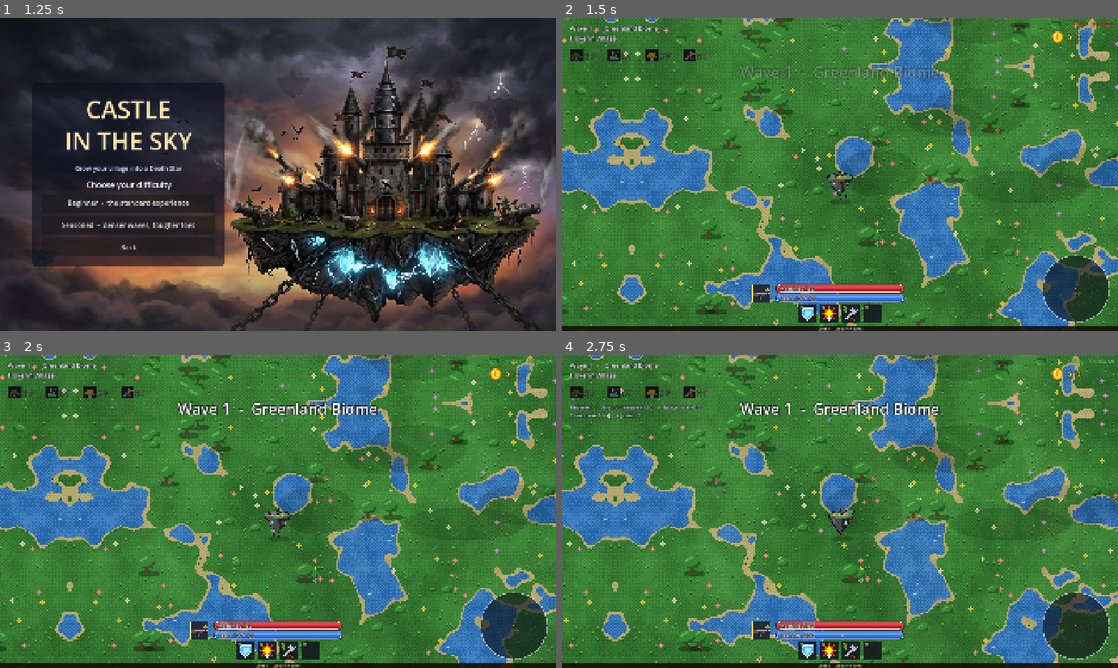
Above: before the commit, frames 1-4 (two rows, left to right).
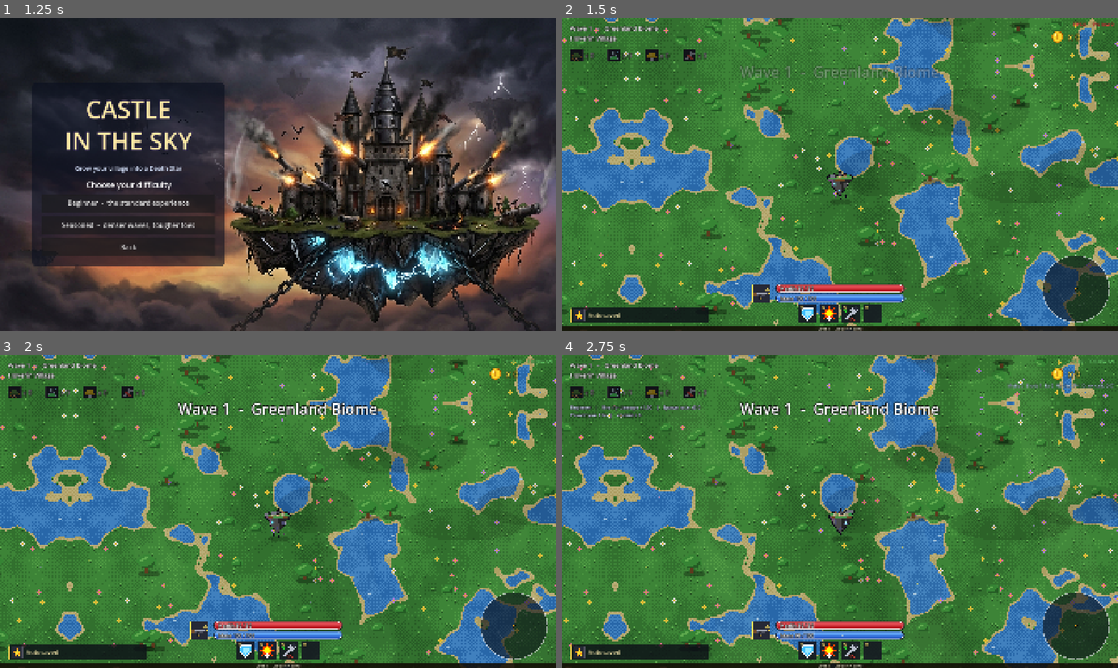
Above: after the commit, the same moments.

Repository: Felankor/adam2d
Game: Godot game, scene res://menu.tscn
Same seed, same stepped clock (60 frames per second), same inputs: the game is played once before the commit and once after it.
Inputs (mouse positions are in pixels of both pictures, inside the frame that each line leads up to):
- Up to frame 1 (1.25 s): click "New Game" at 0.5 s
- Up to frame 2 (1.5 s): click "Beginner - the standard exper…" at 1.25 s
- Up to frame 3 (2 s): no input
- Up to frame 4 (2.75 s): move the mouse to (962, 495) at 2.02 s; hold D (move_right) from 2.03 s (still down); hold I (toggle_info) from 2.03 s (still down); click (962, 495) at 2.17 s; tap Tab (open_shop) at 2.27, 2.57 s

Frame 1 is identical in both runs. In frame 2, 1.2% of the frame differs, in the area x 1-27%, y 92-98%; in frame 3, 1.2%; in frame 4, 1.4%, in the area x 1-100%, y 9-98%.

Commit message:
v0.48 - Performance and Stability Update
Performance and stability (v0.47)

Shared enemy list: the biggest cost was that every projectile scanned all mobs and built a new list each frame. Now the game builds one list per frame and sorts mobs into a coarse grid. Each shot only checks the few mobs near its path, and it hits the nearest one along that path.
Same list elsewhere: beams, the Barrier touch-kill, auto-weapon targeting, the laser sight, the dodging enemies, the minimap and the mouse-over check all use it.
Per-frame target update: this used to set a property by name on every mob every frame. It’s now a direct assignment.
Caps: there are at most 400 of your projectiles in flight. Sparks, damage numbers and effects are skipped past set limits, so heavy fights drop the cheap decoration first.
Debug readout: press the details key (I) and a line under the FPS counter shows Mobs, Shots, Fx, Nodes and Draw calls. If a late wave still stutters, send me a screenshot of that line.

Save and progress (v0.48)

Safer saving: the game writes to a temporary file first and keeps the previous save as a backup. If the main save is missing or damaged, it loads the backup.
Old saves: they still load, and new fields get defaults. Loaded numbers are checked, so a damaged value can’t give you broken stats.
Autosave: the game saves at the start of every wave, with an “Autosaved” toast. It’s on by default and there’s a toggle in Settings. It writes to the same slot as manual saves.
Statistics: it now tracks kills, gold earned, bosses defeated, best wave and play time, and saves them. The Castle window has a Statistics row, and the game-over screen shows kills, gold and play time. To make room I merged the Wave and Region rows into one.

Diff:
--- a/base.gd
+++ b/base.gd
@@ -80,6 +80,7 @@
 var _hurt: float = 0.0
 var _muzzle: float = 0.0
 var _pix: PixelCastle = null
+const MAX_SHOTS := 400
 var _zap_cd: float = 0.0
 var _lvlfx: float = 0.0             # level-up effect timer
 const LEVELUP_FX := 1.4
@@ -162,9 +163,8 @@
 	_zap_cd = maxf(_zap_cd - delta, 0.0)
 	var reach_r := body_radius() * 1.75
 	var killed := 0
-	for node in get_tree().get_nodes_in_group("enemies"):
-		var e := node as Enemy
-		if e == null or e.dead or e.kind == "boss" or e.kind == "minicastle":
+	for e in Field.near(position, reach_r):
+		if e.is_ally or e.dead or e.kind == "boss" or e.kind == "minicastle":
 			continue
 		if position.distance_to(e.position) <= reach_r + e.radius * 0.4:
 			e.barrier_kill()
@@ -287,24 +287,34 @@
 		"skills": skill_slots.duplicate(),
 	}
 
+# A number from a save file: NaN, infinity and silly values fall back to a safe range.
+static func _num(v: Variant, def: float, lo: float, hi: float) -> float:
+	var x := float(v)
+	if is_nan(x) or is_inf(x):
+		return def
+	return clampf(x, lo, hi)
+
 func from_dict(d: Dictionary) -> void:
 	tier = clampi(int(d.get("tier", 0)), 0, TIER_NAMES.size() - 1)
 	hp_bonus = int(d.get("hp_bonus", 0))
-	free_points = int(d.get("free_points", 0))
+	free_points = maxi(int(d.get("free_points", 0)), 0)
 	xp_level = maxi(int(d.get("xp_level", 1)), 1)
-	xp = int(d.get("xp", 0))
-	stat_pts = (d.get("stat_pts", {}) as Dictionary).duplicate()
+	xp = maxi(int(d.get("xp", 0)), 0)
+	stat_pts = {}
+	var saved_pts := d.get("stat_pts", {}) as Dictionary
+	for k in saved_pts:
+		stat_pts[str(k)] = maxi(int(saved_pts[k]), 0)
 	max_hp = hp_total()
 	hp = minf(float(d.get("hp", max_hp)), max_hp)
-	max_energy = float(d.get("max_energy", 100.0))
+	max_energy = _num(d.get("max_energy", 100.0), 100.0, 10.0, 1.0e9)
 	energy = max_energy
-	energy_regen = float(d.get("energy_regen", 20.0))
-	damage_mult = float(d.get("damage_mult", 1.0))
-	move_mult = float(d.get("move_mult", 1.0))
-	attack_speed = float(d.get("attack_speed", 1.0))
+	energy_regen = _num(d.get("energy_regen", 20.0), 20.0, 0.0, 1.0e9)
+	damage_mult = _num(d.get("damage_mult", 1.0), 1.0, 0.1, 1.0e9)
+	move_mult = _num(d.get("move_mult", 1.0), 1.0, 0.1, 1.0e6)
+	attack_speed = _num(d.get("attack_speed", 1.0), 1.0, 0.1, 1.0e9)
 	weapon_tier = clampi(int(d.get("weapon_tier", 1)), 0, Weapons.MAX_TIER)
 	auto_cannons = int(d.get("auto_cannons", 0))
-	auto_interval = float(d.get("auto_interval", 1.5))
+	auto_interval = _num(d.get("auto_interval", 1.5), 1.5, 0.02, 100.0)
 	auto_range = float(d.get("auto_range", 450.0))
 	laser = bool(d.get("laser", false))
 	gunners = int(d.get("gunners", 0))
@@ -410,6 +420,8 @@
 	if weapon_tier == 3:
 		_fire_beam(muzzle, dir, dmg)
 		return
+	if Field.shots().size() >= MAX_SHOTS:       # safety cap: never flood the scene with projectiles
+		return
 	var p := Projectile.new()
 	p.position = muzzle
 	match weapon_tier:
@@ -439,9 +451,8 @@
 func _fire_beam(origin: Vector2, dir: Vector2, dmg: float) -> void:
 	var length := 1700.0
 	Enemy.hit_sound = "laser_hit"       # softer hit sound while the beam damages mobs
-	for node in get_tree().get_nodes_in_group("mobs"):
-		var e := node as Enemy
-		if e == null or e.dead:
+	for e in Field.mobs():
+		if e.dead:
 			continue
 		var rel := e.position - origin
 		var along := rel.dot(dir)
@@ -450,9 +461,8 @@
 		if absf(rel.cross(dir)) <= e.radius + 4.0:
 			e.take_damage(dmg, float(Weapons.PEN[weapon_tier]))
 	Enemy.hit_sound = "hit"
-	for node in get_tree().get_nodes_in_group("bolts"):
-		var b := node as Node2D
-		if b == null:
+	for b in Field.bolts():
+		if b.is_queued_for_deletion():
 			continue
 		var rel_b := b.position - origin
 		if rel_b.dot(dir) > 0.0 and absf(rel_b.cross(dir)) <= 18.0:
@@ -466,9 +476,8 @@
 func _nearest_enemy() -> Enemy:
 	var best: Enemy = null
 	var best_dist := auto_range
-	for node in get_tree().get_nodes_in_group("enemies"):
-		var e := node as Enemy
-		if e == null or e.dead:
+	for e in Field.enemies():
+		if e.dead:
 			continue
 		var d := global_position.distance_to(e.global_position)
 		if d <= best_dist:
@@ -480,9 +489,8 @@
 func _laser_length() -> float:
 	var dir := Vector2.RIGHT.rotated(aim_angle)
 	var best := 1400.0
-	for node in get_tree().get_nodes_in_group("mobs"):
-		var e := node as Enemy
-		if e == null or e.dead:
+	for e in Field.mobs():
+		if e.dead:
 			continue
 		var rel := e.global_position - global_position
 		var along := rel.dot(dir)
--- a/castle_menu.gd
+++ b/castle_menu.gd
@@ -272,8 +272,8 @@
 	_row("Skills", "%s %.0f s   %s %.0f s   %s %.0f s" % [Loc.t("Barrier"), Base.BARRIER_COOLDOWN, Loc.t("Overcharge"), Base.BOOST_COOLDOWN, Loc.t("Repair"), Base.REPAIR_COOLDOWN])
 	_row("Repair cost", "%d" % b.repair_cost())
 	_row("Gold", "%d" % coins)
-	_row("Wave", "%d" % int(ctx.get("wave", 1)))
-	_row("Region", str(ctx.get("region", "")))
+	_row("Wave", "%d  -  %s" % [int(ctx.get("wave", 1)), str(ctx.get("region", ""))])
+	_row("Statistics", str(ctx.get("stats", "")))
 	_row("Difficulty", str(ctx.get("difficulty", "")))
 	_row("Power", "%d" % int(ctx.get("power", 0)))
 
--- a/enemy.gd
+++ b/enemy.gd
@@ -269,10 +269,7 @@
 
 # Finds one of our shots flying straight at us (used for dodging).
 func _incoming_shot() -> Projectile:
-	for node in get_tree().get_nodes_in_group("shots"):
-		var shot := node as Projectile
-		if shot == null:
-			continue
+	for shot in Field.shots():
 		var to_me := position - shot.position
 		var dist := to_me.length()
 		if dist < 300.0 and dist > 10.0 and shot.velocity.normalized().dot(to_me / dist) > 0.93:
--- /dev/null
+++ b/field.gd
@@ -0,0 +1,90 @@
+class_name Field
+extends RefCounted
+
+# A per-frame snapshot of the mobs, built once per frame no matter how many shots, beams and
+# skills ask for it. Before this, every projectile scanned all mobs itself (and created a fresh
+# array each time), which got slow in late waves. The coarse grid answers "which mobs are near
+# this point" without looking at the rest. Entries can be up to a frame old: callers still
+# check e.dead.
+
+const CELL := 128.0
+
+static var _frame: int = -1
+static var _mobs: Array[Enemy] = []
+static var _enemies: Array[Enemy] = []
+static var _bolts: Array[Node2D] = []
+static var _shots: Array[Projectile] = []
+static var _grid: Dictionary = {}
+static var _max_radius: float = 20.0
+
+static func _sync() -> void:
+	var f := Engine.get_process_frames()
+	if f == _frame:
+		return
+	_frame = f
+	_mobs.clear()
+	_enemies.clear()
+	_bolts.clear()
+	_shots.clear()
+	_grid.clear()
+	_max_radius = 20.0
+	var tree := Engine.get_main_loop() as SceneTree
+	if tree == null:
+		return
+	for n in tree.get_nodes_in_group("mobs"):
+		var e := n as Enemy
+		if e == null or e.dead or e.is_queued_for_deletion():
+			continue
+		_mobs.append(e)
+		if not e.is_ally:
+			_enemies.append(e)
+		_max_radius = maxf(_max_radius, e.radius)
+		var key := Vector2i(floori(e.position.x / CELL), floori(e.position.y / CELL))
+		if _grid.has(key):
+			(_grid[key] as Array).append(e)
+		else:
+			_grid[key] = [e]
+	for n in tree.get_nodes_in_group("bolts"):
+		var b := n as Node2D
+		if b != null and not b.is_queued_for_deletion():
+			_bolts.append(b)
+	for n in tree.get_nodes_in_group("shots"):
+		var p := n as Projectile
+		if p != null and not p.is_queued_for_deletion():
+			_shots.append(p)
+
+# Enemies and refugees (everything our shots can hit).
+static func mobs() -> Array[Enemy]:
+	_sync()
+	return _mobs
+
+# Hostile mobs only.
+static func enemies() -> Array[Enemy]:
+	_sync()
+	return _enemies
+
+# Enemy shells, orbs and rockets (they can be shot down).
+static func bolts() -> Array[Node2D]:
+	_sync()
+	return _bolts
+
+# Our own projectiles in flight.
+static func shots() -> Array[Projectile]:
+	_sync()
+	return _shots
+
+# Mobs that could be within r of pos (a superset: check the exact distance yourself).
+static func near(pos: Vector2, r: float) -> Array[Enemy]:
+	_sync()
+	var reach := r + _max_radius + 16.0
+	var x0 := floori((pos.x - reach) / CELL)
+	var x1 := floori((pos.x + reach) / CELL)
+	var y0 := floori((pos.y - reach) / CELL)
+	var y1 := floori((pos.y + reach) / CELL)
+	var out: Array[Enemy] = []
+	for cx in range(x0, x1 + 1):
+		for cy in range(y0, y1 + 1):
+			var key := Vector2i(cx, cy)
+			if _grid.has(key):
+				out.append_array(_grid[key] as Array)
+	return out
--- a/fx.gd
+++ b/fx.gd
@@ -10,8 +10,16 @@
 var power: float = 1.0
 var _parts: Array = []
 
+# Effects alive right now. Under heavy fire the cheap ones are skipped so the frame rate holds.
+static var live: int = 0
+const MAX_SPARKS := 90
+const MAX_NUMBERS := 140
+const MAX_ALL := 220
+
 static func spawn(parent: Node, k: String, pos: Vector2, col: Color = Color.WHITE, txt: String = "", pw: float = 1.0, duration: float = 0.4) -> void:
 	if parent == null:
+		return
+	if live >= MAX_ALL or (k == "spark" and live >= MAX_SPARKS) or (k == "number" and live >= MAX_NUMBERS):
 		return
 	var f := Fx.new()
 	f.kind = k
@@ -24,6 +32,7 @@
 	parent.add_child(f)
 
 func _ready() -> void:
+	live += 1
 	process_mode = Node.PROCESS_MODE_PAUSABLE
 	z_index = 5
 	if kind == "spark" or kind == "explosion" or kind == "void_blast":
@@ -32,6 +41,9 @@
 			var a := randf() * TAU
 			var sp := randf_range(70.0, 240.0) * power
 			_parts.append([Vector2.ZERO, Vector2.RIGHT.rotated(a) * sp, randf_range(2.0, 5.0)])
+
+func _exit_tree() -> void:
+	live = maxi(live - 1, 0)
 
 func _process(delta: float) -> void:
 	life -= delta
--- a/game_state.gd
+++ b/game_state.gd
@@ -8,28 +8,53 @@
 static var difficulty: int = 0               # 0 = Beginner, 1 = Seasoned
 static var pending_load: Dictionary = {}     # filled by the menu when pressing Continue
 
+const TMP_PATH := "user://savegame.tmp"
+const BAK_PATH := "user://savegame.bak"
+const SAVE_VERSION := 5
+
 static func has_save() -> bool:
-	return FileAccess.file_exists(SAVE_PATH)
+	return FileAccess.file_exists(SAVE_PATH) or FileAccess.file_exists(BAK_PATH)
 
+# Writes to a temporary file first and keeps the previous save as a backup, so a crash or a full
+# disk in the middle of saving can never destroy the only copy.
 static func write_save(data: Dictionary) -> bool:
-	var f := FileAccess.open(SAVE_PATH, FileAccess.WRITE)
+	var f := FileAccess.open(TMP_PATH, FileAccess.WRITE)
 	if f == null:
 		return false
 	f.store_string(JSON.stringify(data))
+	var ok := f.get_error() == OK
 	f.close()
-	return true
+	if not ok:
+		return false
+	if FileAccess.file_exists(SAVE_PATH):
+		DirAccess.copy_absolute(SAVE_PATH, BAK_PATH)
+	return DirAccess.rename_absolute(TMP_PATH, SAVE_PATH) == OK
 
-static func read_save() -> Dictionary:
-	if not has_save():
+static func _read_file(path: String) -> Dictionary:
+	if not FileAccess.file_exists(path):
 		return {}
-	var f := FileAccess.open(SAVE_PATH, FileAccess.READ)
+	var f := FileAccess.open(path, FileAccess.READ)
 	if f == null:
 		return {}
 	var parsed: Variant = JSON.parse_string(f.get_as_text())
 	f.close()
-	if parsed is Dictionary:
-		return parsed as Dictionary
+	if parsed is Dictionary and (parsed as Dictionary).get("base") is Dictionary:
+		return migrate(parsed as Dictionary)
 	return {}
+
+# Loads the save; if it is missing or damaged, falls back to the backup copy.
+static func read_save() -> Dictionary:
+	var d := _read_file(SAVE_PATH)
+	if d.is_empty():
+		d = _read_file(BAK_PATH)
+	return d
+
+# Brings an older save up to the current format with safe defaults (so old saves keep working).
+static func migrate(d: Dictionary) -> Dictionary:
+	if not (d.get("stats") is Dictionary):
+		d["stats"] = {}
+	d["version"] = SAVE_VERSION
+	return d
 
 # Seasoned: much denser waves, faster and tougher enemies.
 static func count_mult() -> float:
--- a/hud.gd
+++ b/hud.gd
@@ -34,6 +34,7 @@
 var _fps_timer: float = 0.0
 var _fps: int = 0
 var _fps_low: int = 0
+var show_debug: bool = false       # details key: also shows object counts (mobs, shots, effects, nodes, draw calls)
 var _frame_sb := StyleBoxFlat.new()
 var _fill_sb := StyleBoxFlat.new()
 
@@ -149,6 +150,10 @@
 	var font := ThemeDB.fallback_font
 	draw_string_outline(font, Vector2(s.x - 330.0, 28.0), txt, HORIZONTAL_ALIGNMENT_RIGHT, 316.0, 18, 4, Color.BLACK)
 	draw_string(font, Vector2(s.x - 330.0, 28.0), txt, HORIZONTAL_ALIGNMENT_RIGHT, 316.0, 18, col)
+	if show_debug:
+		var dbg := "Mobs %d  Shots %d  Fx %d  Nodes %d  Draw calls %d" % [Field.mobs().size(), Field.shots().size(), Fx.live, int(Performance.get_monitor(Performance.OBJECT_NODE_COUNT)), int(Performance.get_monitor(Performance.RENDER_TOTAL_DRAW_CALLS_IN_FRAME))]
+		draw_string_outline(font, Vector2(s.x - 560.0, 112.0), dbg, HORIZONTAL_ALIGNMENT_RIGHT, 546.0, 16, 4, Color.BLACK)
+		draw_string(font, Vector2(s.x - 560.0, 112.0), dbg, HORIZONTAL_ALIGNMENT_RIGHT, 546.0, 16, Color(0.8, 0.9, 1.0))
 
 func _draw() -> void:
 	if base == null:
@@ -234,31 +239,28 @@
 	draw_arc(c, MAP_RADIUS * 0.5, 0.0, TAU, 48, Color(1, 1, 1, 0.08), 1.5)
 	draw_line(c + Vector2(-MAP_RADIUS, 0.0), c + Vector2(MAP_RADIUS, 0.0), Color(1, 1, 1, 0.06), 1.5)
 	draw_line(c + Vector2(0.0, -MAP_RADIUS), c + Vector2(0.0, MAP_RADIUS), Color(1, 1, 1, 0.06), 1.5)
-	var tree := get_tree()
-	if tree != null:
-		for node in tree.get_nodes_in_group("allies"):
-			var a := node as Enemy
-			if a != null and not a.dead:
-				var arel := (a.global_position - base.global_position) * k
-				if arel.length() <= MAP_RADIUS - 5.0:
-					draw_circle(c + arel, 2.6, Color(0.3, 1.0, 0.4))      # refugees: green
-		for node in tree.get_nodes_in_group("enemies"):
-			var e := node as Enemy
-			if e == null or e.dead:
+	for a in Field.mobs():
+		if a.dead or not a.is_ally:
+			continue
+		var arel := (a.global_position - base.global_position) * k
+		if arel.length() <= MAP_RADIUS - 5.0:
+			draw_circle(c + arel, 2.6, Color(0.3, 1.0, 0.4))      # refugees: green
+	for e in Field.enemies():
+		if e.dead:
+			continue
+		var rel := (e.global_position - base.global_position) * k
+		var big := e.kind == "boss" or e.kind == "minicastle"
+		var dist := rel.length()
+		if dist > MAP_RADIUS - 5.0:
+			if not big:
 				continue
-			var rel := (e.global_position - base.global_position) * k
-			var big := e.kind == "boss" or e.kind == "minicastle"
-			var dist := rel.length()
-			if dist > MAP_RADIUS - 5.0:
-				if not big:
-					continue
-				rel = rel / dist * (MAP_RADIUS - 6.0)         # bosses stay on the rim so you know where they are
-			if big:
-				var pulse := 0.5 + 0.5 * sin(_t * 6.0)
-				draw_circle(c + rel, 6.5 + pulse, Color(0.7, 0.3, 1.0, 0.35))
-				draw_circle(c + rel, 4.5, Color(0.7, 0.3, 1.0))
-			else:
-				draw_circle(c + rel, 2.4, Color(1.0, 0.2, 0.2))
+			rel = rel / dist * (MAP_RADIUS - 6.0)         # bosses stay on the rim so you know where they are
+		if big:
+			var pulse := 0.5 + 0.5 * sin(_t * 6.0)
+			draw_circle(c + rel, 6.5 + pulse, Color(0.7, 0.3, 1.0, 0.35))
+			draw_circle(c + rel, 4.5, Color(0.7, 0.3, 1.0))
+		else:
+			draw_circle(c + rel, 2.4, Color(1.0, 0.2, 0.2))
 	draw_circle(c, 5.5, Color(0, 0, 0, 0.6))
 	draw_circle(c, 4.0, Color(1.0, 0.6, 0.1))
 	draw_arc(c, MAP_RADIUS, 0.0, TAU, 64, Color(1, 1, 1, 0.55), 3.0)
--- a/loc.gd
+++ b/loc.gd
@@ -184,6 +184,12 @@
 	"Rocket Launcher": "Roketatar",
 	"Laser Gun": "Lazer Silahı",
 	"Void Gun": "Boşluk Silahı",
+	"Autosaved": "Otomatik kaydedildi",
+	"Autosave at the start of each wave": "Her dalganın başında otomatik kaydet",
+	"Kills": "Öldürme",
+	"Time": "Süre",
+	"Statistics": "İstatistikler",
+	"Kills: %d   Gold earned: %d   Play time: %s": "Öldürme: %d   Kazanılan altın: %d   Oynama süresi: %s",
 	"1. Aim with the mouse, hold the left button to fire. Every shot costs mana.": "1. Fareyle nişan al, ateş etmek için sol tuşu basılı tut. Her atış mana harcar.",
 	"2. Kills give gold and XP. Don't shoot refugees - they become your helpers.": "2. Öldürmek altın ve XP verir. Mültecilere ateş etme - onlar yardımcın olur.",
 	"3. Each new XP level gives 5 stat points. Open the Castle window and spend them.": "3. Her yeni XP seviyesi 5 özellik puanı verir. Kale penceresini aç ve harca.",
--- a/main.gd
+++ b/main.gd
@@ -57,6 +57,12 @@
 var _banner_tween: Tween
 var _shake: float = 0.0
 var _zoom: float = Settings.VIEW_ZOOM
+# Progress statistics (saved with the game)
+var stat_kills: int = 0
+var stat_gold: int = 0
+var stat_bosses: int = 0
+var stat_best_wave: int = 1
+var stat_time: float = 0.0
 var _zoom_target: float = Settings.VIEW_ZOOM
 var _clear_timer: float = -1.0
 var _boss_level: bool = false
@@ -198,16 +204,27 @@
 	level = maxi(int(d.get("level", 1)), 1)
 	coins = int(d.get("coins", 0))
 	base.from_dict(d.get("base", {}) as Dictionary)
+	var st := d.get("stats", {}) as Dictionary
+	stat_kills = maxi(int(st.get("kills", 0)), 0)
+	stat_gold = maxi(int(st.get("gold", 0)), 0)
+	stat_bosses = maxi(int(st.get("bosses", 0)), 0)
+	stat_best_wave = maxi(int(st.get("best_wave", level)), level)
+	stat_time = maxf(float(st.get("time", 0.0)), 0.0)
 	biome = _biome_for(level)
 
 func _make_save_data() -> Dictionary:
 	return {
-		"version": 4,
+		"version": GameState.SAVE_VERSION,
 		"difficulty": GameState.difficulty,
 		"level": level,
 		"coins": coins,
 		"base": base.to_dict(),
+		"stats": {"kills": stat_kills, "gold": stat_gold, "bosses": stat_bosses, "best_wave": stat_best_wave, "time": stat_time},
 	}
+
+func _fmt_time(sec: float) -> String:
+	var t := int(sec)
+	return "%d:%02d:%02d" % [t / 3600, (t / 60) % 60, t % 60]
 
 func _save_game() -> void:
 	var data := _make_save_data()
@@ -277,6 +294,10 @@
 	# Remember the state at the start of this level so Retry can restart it.
 	_level_snapshot = _make_save_data()
 	(_level_snapshot["base"] as Dictionary)["hp"] = base.max_hp
+	stat_best_wave = maxi(stat_best_wave, level)
+	_level_snapshot["stats"] = (_make_save_data()["stats"] as Dictionary)
+	if Settings.autosave and GameState.write_save(_level_snapshot):
+		_notify(Loc.t("Autosaved"), "star", Color(1.0, 0.85, 0.3), "save")
 
 func _change_biome(new_biome: int) -> void:
 	biome = new_biome
@@ -326,9 +347,11 @@
 	if get_tree().paused:
 		return
 	_update_shake(delta)
-	for group in ["enemies", "allies"]:
-		for node in get_tree().get_nodes_in_group(group):
-			node.set("target", base.position)
+	if not game_over:
+		stat_time += delta
+	var bpos := base.position
+	for m in Field.mobs():
+		m.target = bpos
 	if _msg_time > 0.0:
 		_msg_time -= delta
 		if _msg_time <= 0.0:
@@ -385,9 +408,8 @@
 		return
 	var mouse := get_global_mouse_position()
 	var over := false
-	for node in get_tree().get_nodes_in_group("enemies"):
-		var e := node as Enemy
-		if e != null and not e.dead and mouse.distance_to(e.global_position) <= e.radius + 12.0:
+	for e in Field.near(mouse, 12.0):
+		if not e.is_ally and not e.dead and mouse.distance_to(e.global_position) <= e.radius + 12.0:
 			over = true
 			break
 	Cursors.set_mode(Cursors.Mode.AGGRESSIVE if over else Cursors.Mode.CROSSHAIR)
@@ -710,6 +732,10 @@
 		_notify(Loc.t("Refugee Hit!"), "ally", Color(1.0, 0.2, 0.2), "allyhit")
 		return
 	coins += e.reward * COIN_MULT
+	stat_gold += e.reward * COIN_MULT
+	stat_kills += 1
+	if e.kind == "boss":
+		stat_bosses += 1
 	_gain_xp(e.reward)
 	alive -= 1
 	if e.kind == "mech":
@@ -801,6 +827,7 @@
 	if event.is_action_pressed("toggle_info"):
 		get_viewport().set_input_as_handled()
 		_show_details = not _show_details
+		hud.show_debug = _show_details
 		_update_label()
 		return
 	if event.is_action_pressed("open_shop"):
@@ -889,6 +916,7 @@
 		"region": Loc.t(BIOME_NAMES[biome]),
 		"difficulty": Loc.t(diff_name),
 		"power": Power.of_base(base),
+		"stats": "%s: %d   %s: %s" % [Loc.t("Kills"), stat_kills, Loc.t("Time"), _fmt_time(stat_time)],
 	})
 
 func _on_castle_spend(id: String, count: int = 1) -> void:
@@ -948,6 +976,7 @@
 			node.set_process(false)
 	boss_label.visible = false
 	var info := Loc.t("Your %s fell on Wave %d  (%s)") % [Loc.t(Base.TIER_NAMES[base.tier]), level, Loc.t(BIOME_NAMES[biome])]
+	info += "\n" + Loc.t("Kills: %d   Gold earned: %d   Play time: %s") % [stat_kills, stat_gold, _fmt_time(stat_time)]
 	get_tree().create_timer(1.3).timeout.connect(gameover_menu.open.bind(info, Loc.t("Retry Wave %d") % level))
 
 # Game-over text stays on the info label; everything else is a pop-up notification.
--- a/projectile.gd
+++ b/projectile.gd
@@ -23,25 +23,35 @@
 		queue_free()
 		return
 	var hit_radius := 3.0 if kind == "bullet" else 5.0
-	# "mobs" holds both enemies and allies: our shots hit everything.
-	for node in get_tree().get_nodes_in_group("mobs"):
-		var e := node as Enemy
-		if e == null or e.dead:
+	# "mobs" holds both enemies and allies: our shots hit everything. Only mobs near this
+	# frame's path are looked at (see Field); the nearest one along the path is the one hit.
+	var best: Enemy = null
+	var best_d := INF
+	var best_pt := position
+	for e in Field.near((prev + position) * 0.5, hit_radius + prev.distance_to(position) * 0.5):
+		if e.dead:
 			continue
 		# swept check along this frame's path, so fast shots cannot skip over small mobs
 		var closest := Geometry2D.get_closest_point_to_segment(e.position, prev, position)
 		if closest.distance_to(e.position) <= e.radius + hit_radius:
-			position = closest
-			if kind == "rocket" or kind == "void":
-				_explode()
-			else:
-				e.take_damage(damage, pen)
-			queue_free()
-			return
+			var d := prev.distance_squared_to(closest)
+			if d < best_d:
+				best_d = d
+				best = e
+				best_pt = closest
+	if best != null:
+		position = best_pt
+		if kind == "rocket" or kind == "void":
+			_explode()
+		else:
+			best.take_damage(damage, pen)
+		queue_free()
+		return
 	# Enemy shells and boss orbs can be shot down.
-	for node in get_tree().get_nodes_in_group("bolts"):
-		var b := node as Node2D
-		if b != null and position.distance_to(b.position) <= 20.0:
+	for b in Field.bolts():
+		if b.is_queued_for_deletion():
+			continue
+		if position.distance_to(b.position) <= 20.0:
 			Fx.spawn(get_parent(), "spark", b.position, Color(0.8, 0.4, 1.0), "", 1.1, 0.35)
 			Sfx.play("hit")
 			b.queue_free()
@@ -58,9 +68,8 @@
 	else:
 		Fx.spawn(par, "explosion", position, Color(1.0, 0.7, 0.3), "", 0.6, 0.45)
 		Sfx.play("rocket_boom")
-	for node in get_tree().get_nodes_in_group("mobs"):
-		var e := node as Enemy
-		if e == null or e.dead:
+	for e in Field.near(position, splash):
+		if e.dead:
 			continue
 		var gap := position.distance_to(e.position) - e.radius
 		if gap <= splash:
--- a/settings.gd
+++ b/settings.gd
@@ -18,6 +18,7 @@
 static var volume: float = 1.0
 static var sfx_volume: float = 1.0
 static var muted: bool = false
+static var autosave: bool = true      # save automatically at the start of every wave
 static var language: String = ""      # "en" or "tr"; empty = pick from the system language
 static var _window_sized: bool = false
 
@@ -28,6 +29,7 @@
 		volume = cfg.get_value("audio", "volume", 1.0)
 		sfx_volume = cfg.get_value("audio", "sfx_volume", 1.0)
 		muted = cfg.get_value("audio", "muted", false)
+		autosave = bool(cfg.get_value("game", "autosave", true))
 		language = str(cfg.get_value("ui", "language", ""))
 	Keybinds.load_from(cfg)
 	if language == "":
@@ -43,6 +45,7 @@
 	cfg.set_value("audio", "volume", volume)
 	cfg.set_value("audio", "sfx_volume", sfx_volume)
 	cfg.set_value("audio", "muted", muted)
+	cfg.set_value("game", "autosave", autosave)
 	cfg.set_value("ui", "language", language)
 	for a in Keybinds.ORDER:
 		cfg.set_value("keys", a, Keybinds.get_key(a))
--- a/settings_panel.gd
+++ b/settings_panel.gd
@@ -68,6 +68,15 @@
 	fs.button_pressed = Settings.fullscreen
 	fs.toggled.connect(_on_fullscreen)
 	page.add_child(fs)
+	var auto := CheckButton.new()
+	auto.text = "Autosave at the start of each wave"
+	auto.focus_mode = Control.FOCUS_NONE
+	auto.add_theme_font_size_override("font_size", 22)
+	auto.button_pressed = Settings.autosave
+	auto.toggled.connect(func(on: bool) -> void:
+		Settings.autosave = on
+		Settings.save())
+	page.add_child(auto)
 	var lang_row := HBoxContainer.new()
 	lang_row.add_theme_constant_override("separation", 14)
 	var lang_label := Label.new()
Not shown, added: field.gd.uid
